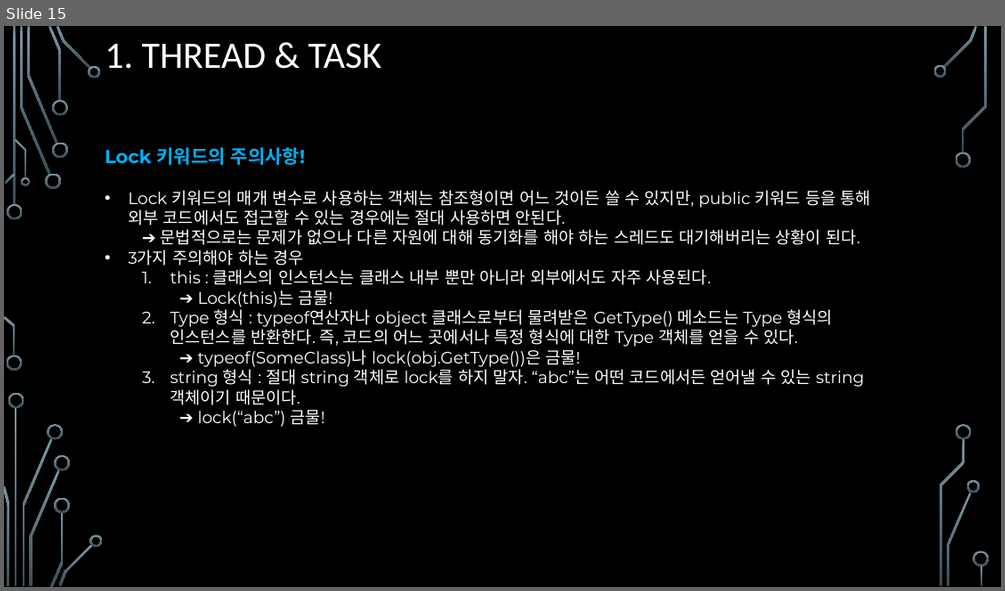
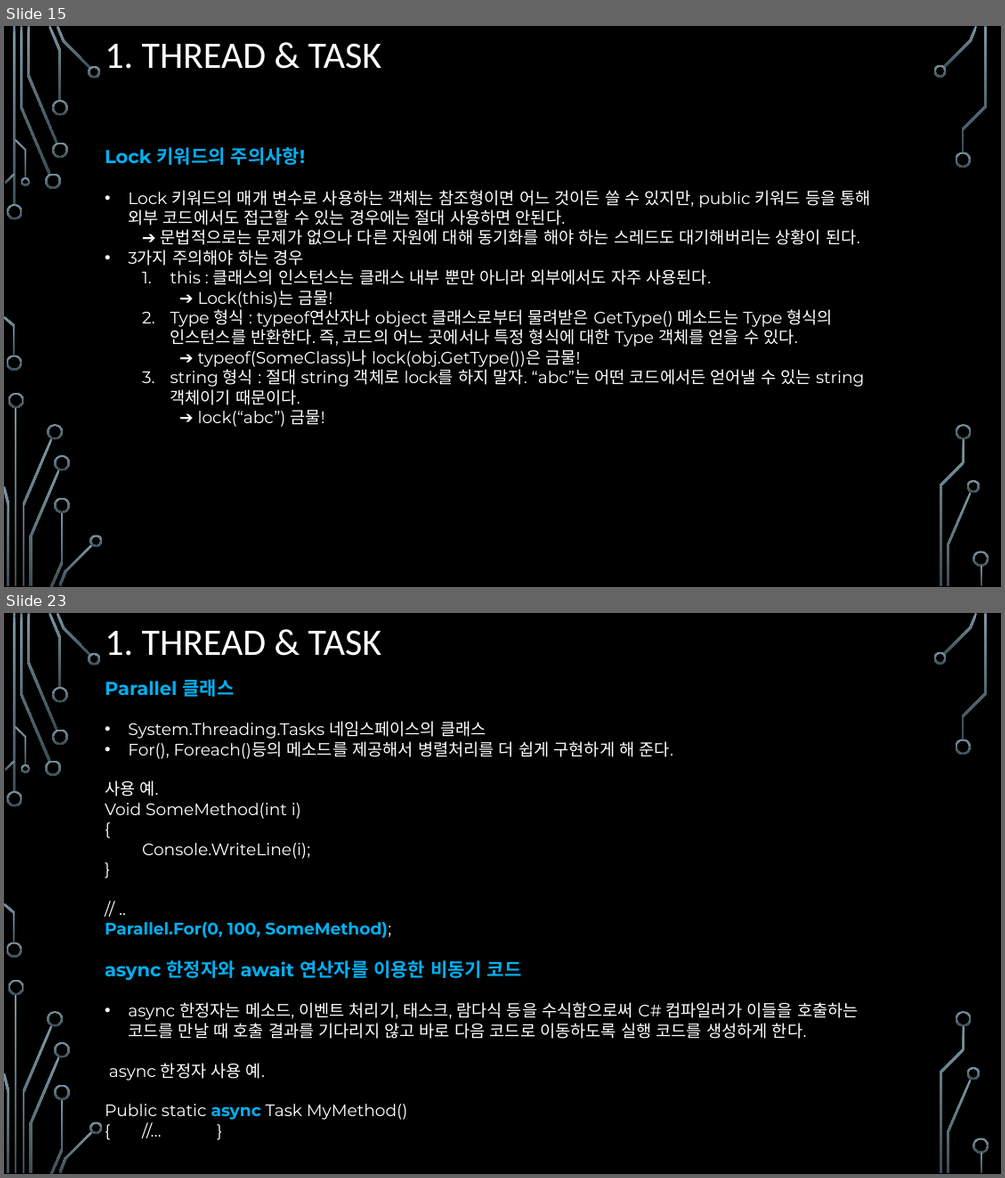
Before and after one commit to assassin4613/CShap, a slide deck: C#_Chapter_10.pptx. Shown one above the other, each under a label of ours: slide 15 before the commit, slides 15 and 23 after it; the slides between them are not shown. The pictures are 1005x591 and 1005x1178 pixels, drawn with LibreOffice and Linux fonts; fonts in the diff are those of the drawing; background and template pictures are left out. Boxes give left, top, right and bottom in pixels: in the first picture for what was removed or moved away, otherwise in the second. Text is boxed around its words. In the diff, an @@ line names an element or a change of style, - is before the commit and + after.

```diff
--- a/C#_Chapter_10.pptx
+++ b/C#_Chapter_10.pptx
@@ slide 23 added at (x1=4, y1=613, x2=1001, y2=1174), background picture (left out); not listed: 36 template elements that a slide beside it also shows @@
@@ title added at (x1=105, y1=630, x2=382, y2=656), 36 pt, text #FFFFFF @@
+1. THREAD & TASK
@@ text added at (x1=105, y1=679, x2=858, y2=1119), 16 pt, text #FFFFFF @@
+Parallel 클래스
+• System.Threading.Tasks 네임스페이스의 클래스
+• For(), Foreach()등의 메소드를 제공해서 병렬처리를 더 쉽게 구현하게 해 준다.
+사용 예.
+Void SomeMethod(int i)
+{
+Console.WriteLine(i);
+}
+// ..
+Parallel.For(0, 100, SomeMethod);
+async 한정자와 await 연산자를 이용한 비동기 코드
+• async 한정자는 메소드, 이벤트 처리기, 태스크, 람다식 등을 수식함으로써 C# 컴파일러가 이들을 호출하는 코드를 만날 때 호출 결과를 기다리지 않고 바로 다음 코드로 이동하도록 실행 코드를 생성하게 한다.
+async 한정자 사용 예.
+Public static async Task MyMethod()
+{ //… }
```
Also in this commit, not shown: 1 slide changed, 10 other slides added, 1 other file.
